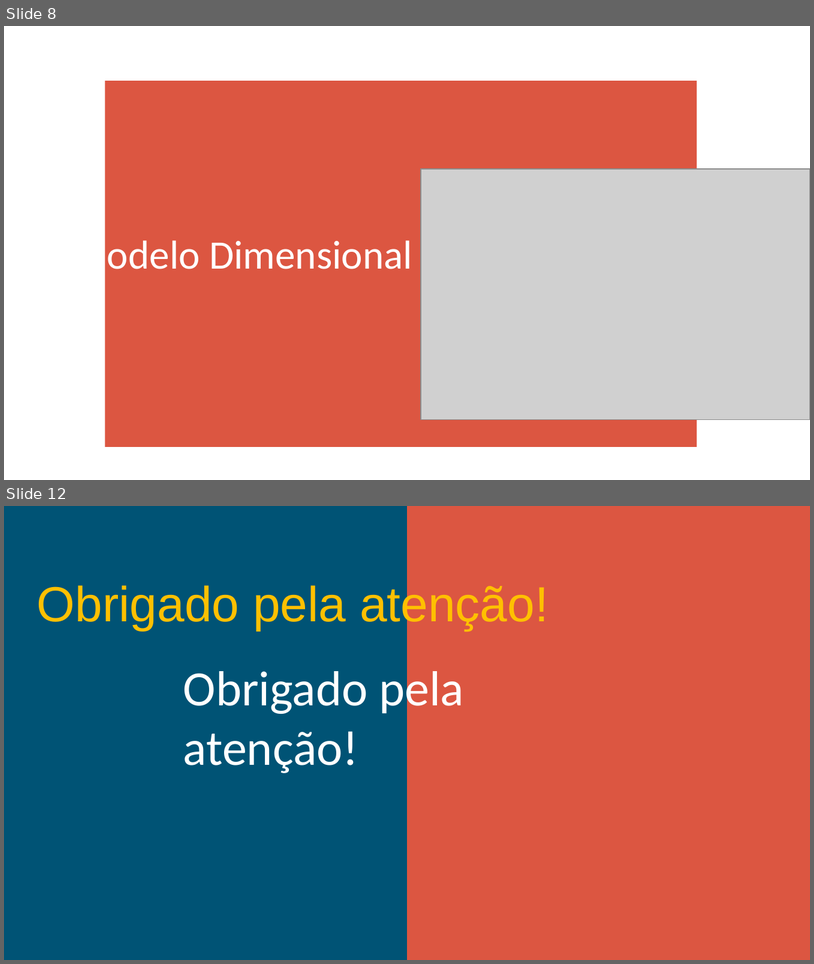
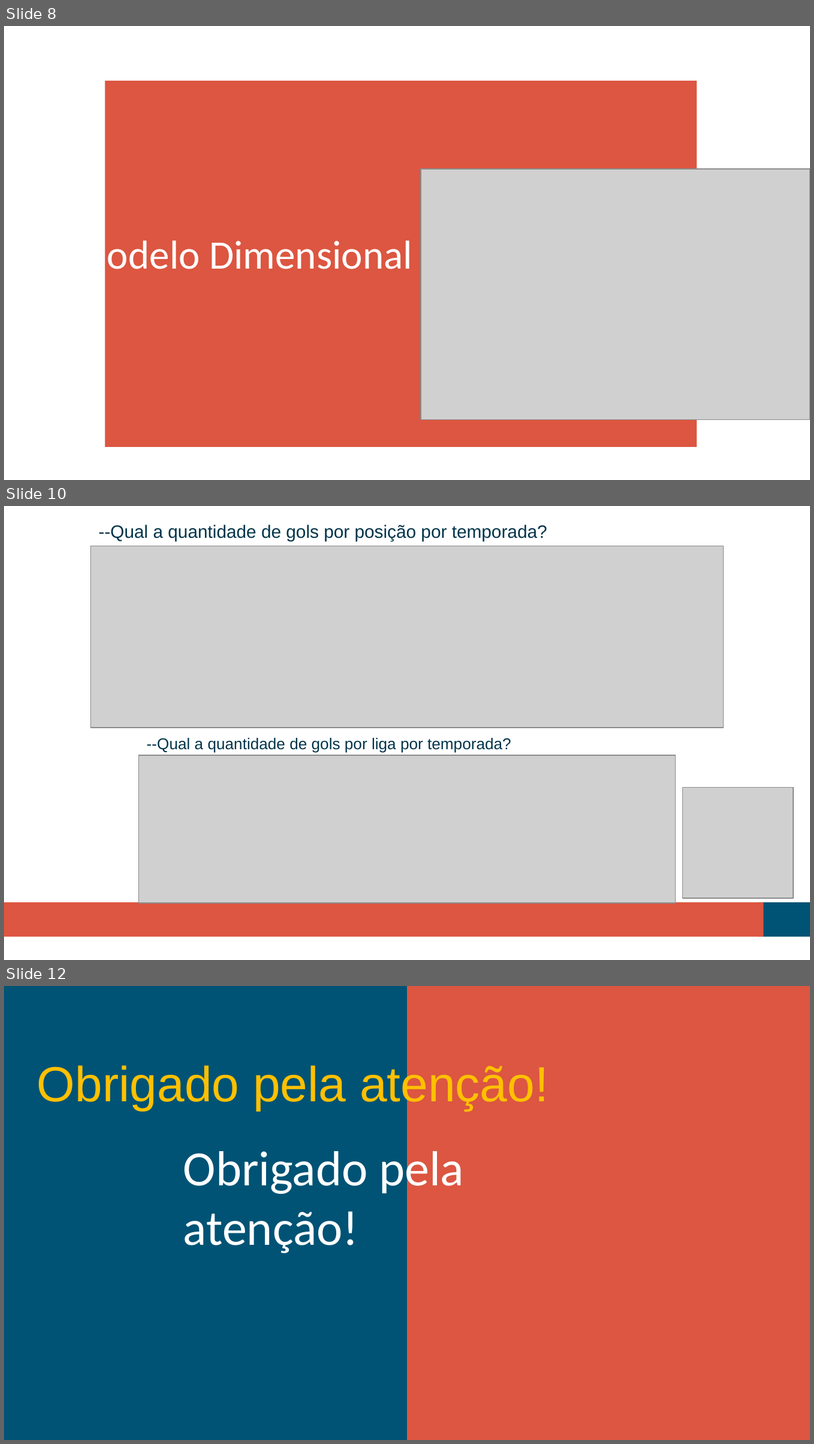
Before and after one commit to paulovsnts/Scouting_Football_Manager, a slide deck: Pitch_do_Projeto.pptx. Shown one above the other, each under a label of ours: slides 8 and 12 before the commit, slides 8, 10 and 12 after it; the slides between them are not shown. The pictures are 814x964 and 814x1444 pixels, drawn with LibreOffice and Linux fonts; fonts in the diff are those of the drawing; grey boxes stand for pictures; background and template pictures are left out; a plain dark background stands for a picture behind light text. Boxes give left, top, right and bottom in pixels: in the first picture for what was removed or moved away, otherwise in the second. Text is boxed around its words. In the diff, an @@ line names an element or a change of style, - is before the commit and + after.

```diff
--- a/Pitch_do_Projeto.pptx
+++ b/Pitch_do_Projeto.pptx
@@ slide 10 added at (4, 506, 810, 960), background #FFFFFF @@
@@ text added at (99, 525, 548, 541), 16 pt, text #00344A @@
+--Qual a quantidade de gols por posição por temporada?
@@ picture added at (91, 546, 724, 728) @@
@@ text added at (147, 738, 512, 753), 14 pt, text #00344A @@
+--Qual a quantidade de gols por liga por temporada?
@@ picture added at (138, 755, 676, 903) @@
@@ picture added at (683, 787, 794, 898) @@
@@ rectangle added at (4, 902, 764, 937), fill #DC5641 @@
@@ rectangle added at (758, 902, 810, 937), fill #005375 @@
```
Also in this commit, not shown: 1 slide changed, 1 other slide added, 2 slides removed.
